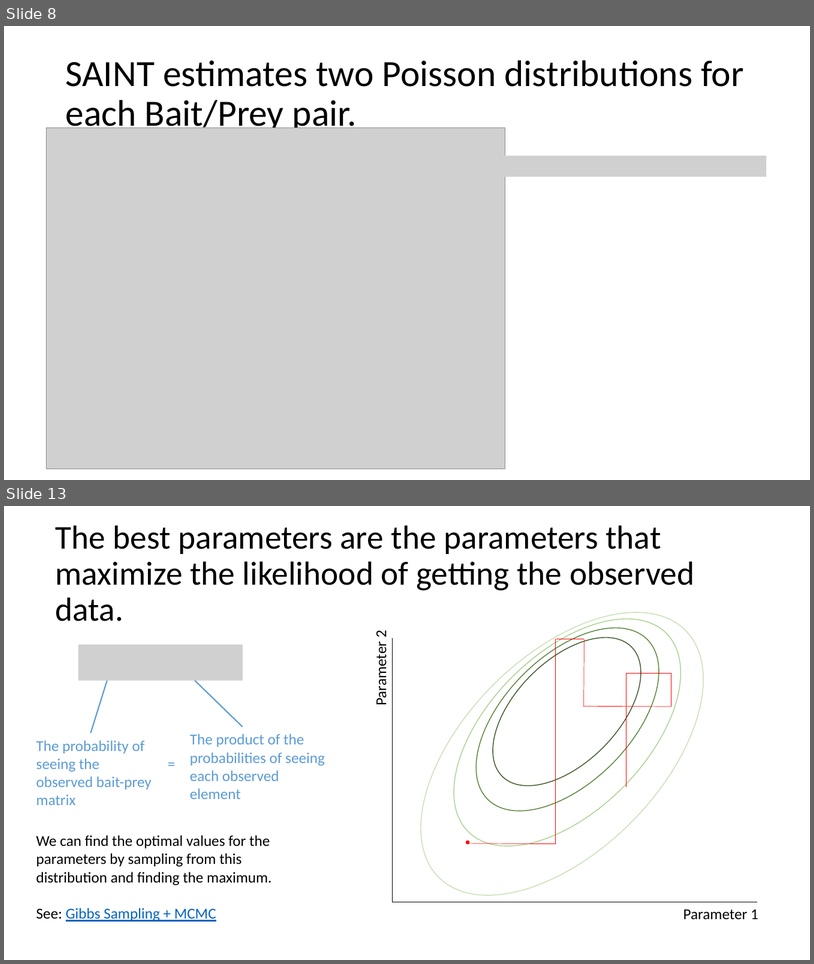
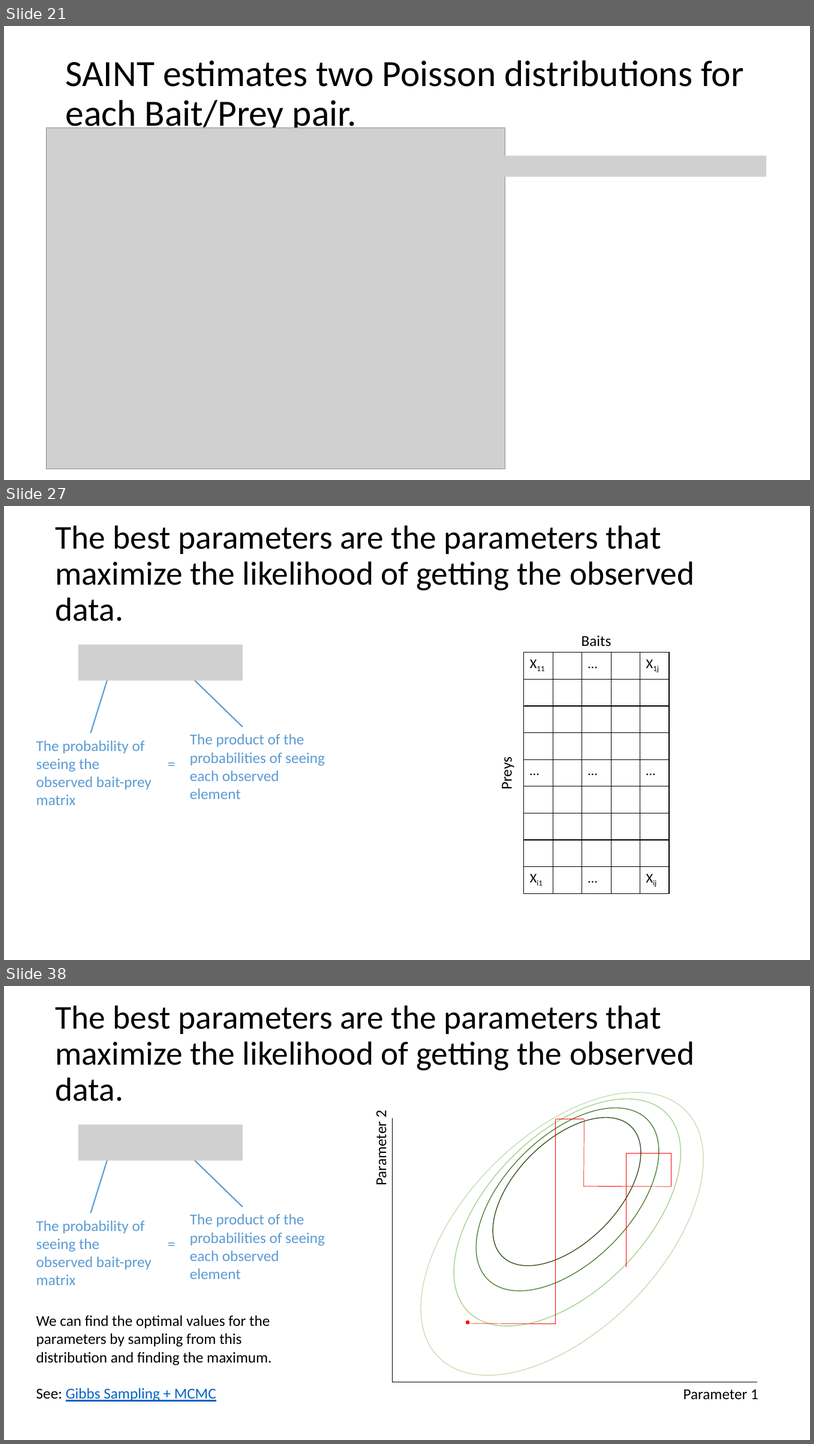
Before and after one commit to plutzer/majlab, a slide deck: SAINT-JC.pptx. Shown one above the other, each under a label of ours: slides 8 and 13 before the commit, slides 21, 27 and 38 after it; the slides between them are not shown. The pictures are 814x964 and 814x1444 pixels, drawn with LibreOffice and Linux fonts; fonts in the diff are those of the drawing; grey boxes stand for pictures. Boxes give left, top, right and bottom in pixels: in the first picture for what was removed or moved away, otherwise in the second. Text is boxed around its words. In the diff, an @@ line names an element or a change of style, - is before the commit and + after.

```diff
--- a/SAINT-JC.pptx
+++ b/SAINT-JC.pptx
@@ slide 27 added at (4,506,810,960), background #FFFFFF @@
@@ title added at (55,525,695,621), 39.6 pt, text #000000 @@
+The best parameters are the parameters that maximize the likelihood of getting the observed data.
@@ picture added at (78,645,243,680) @@
@@ text added at (582,635,612,646), 18 pt, text #000000 @@
+Baits
@@ table added at (524,652,669,894), 9 rows, 5 columns @@
+X11 |  | … |  | X1j
+ |  |  |  | 
+ |  |  |  | 
+ |  |  |  | 
+… |  | … |  | …
+ |  |  |  | 
+ |  |  |  | 
+ |  |  |  | 
+Xi1 |  | … |  | Xij
@@ line added from (90, 733) to (107, 680), #5B9BD5 1.5 pt @@
@@ line added from (243, 727) to (195, 680), #5B9BD5 1.5 pt @@
@@ text added at (190,733,325,799), 18 pt, text #5B9BD5 @@
+The product of the probabilities of seeing each observed element
@@ text added at (36,740,152,805), 18 pt, text #5B9BD5 @@
+The probability of seeing the = observed bait-prey matrix
@@ text added at (498,760,516,789), 18 pt, text #000000 @@
+Preys
@@ what was slide 8 is now slide 21 @@
@@ what was slide 13 is now slide 38 @@
```
Also in this commit, not shown: 6 slides changed, 28 other slides added.
